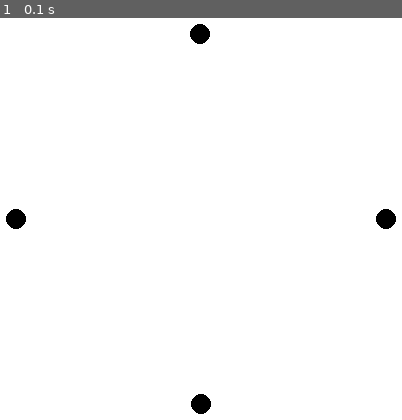
Above: before the commit, frame 1.
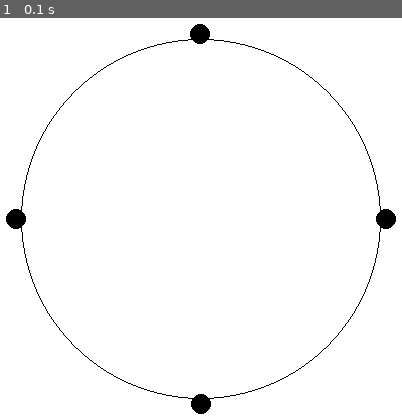
Above: after the commit, the same moment.

Repository: holistudio/mewantfood
Game: pygame game, started from pygame/game.py
The game is run twice, just before and just after one commit, with the same random seed, the same clock (stepped at 60 frames per second) and the same inputs.
Inputs:
- Up to frame 1 (0.1 s): no input

The runs differ from the first frame. In frame 1, 0.6% of the frame differs, in the area x 5-95%, y 5-95%.

Commit message:
Update game.py
Gemini

Diff:
--- a/pygame/game.py
+++ b/pygame/game.py
@@ -42,6 +42,9 @@
 
     screen.fill(WHITE)
 
+    # Draw the table
+    pygame.draw.circle(screen, BLACK, (screen_width // 2, screen_height // 2), 180, 1)
+
     # Draw agents
     for r, theta in agent_locations:
         x, y = polar_to_cartesian(r, theta)
